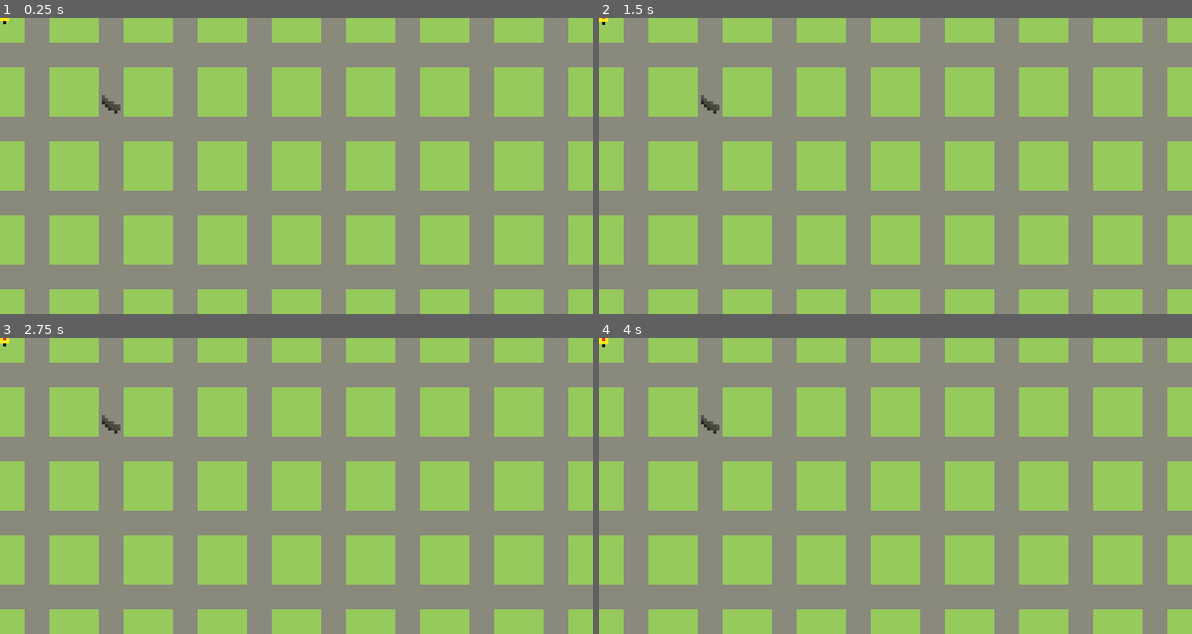
Above: before the commit, frames 1-4 (two rows, left to right).
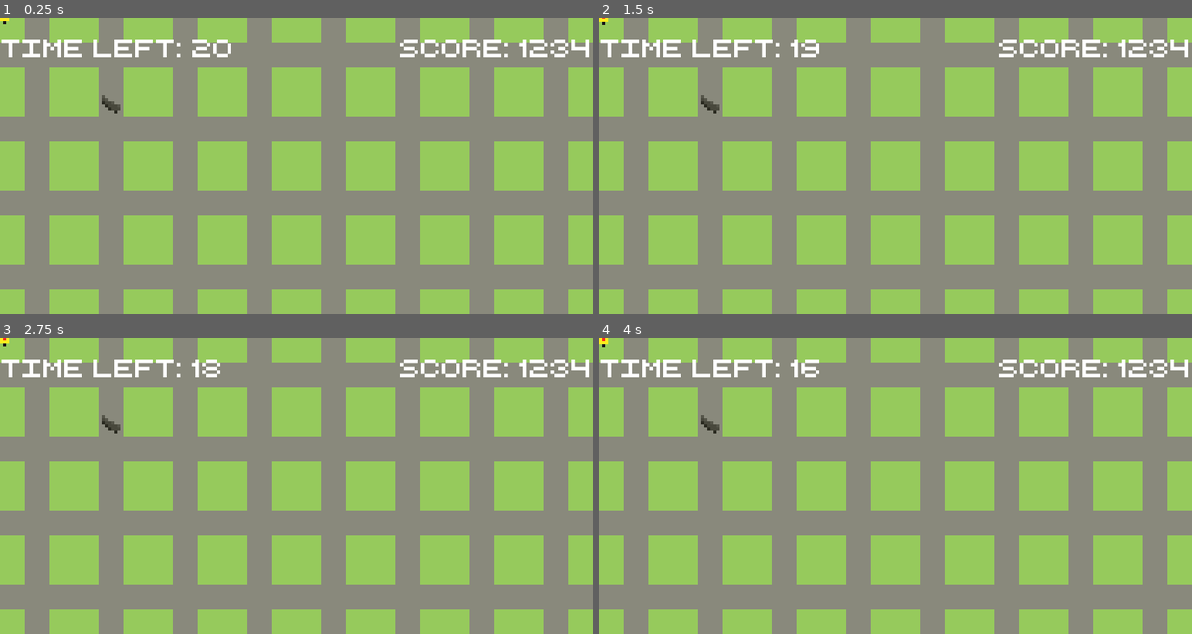
Above: after the commit, the same moments.

Repository: super-repair-bros/super-repair-bros
Game: Godot game, scene res://Scenes/level/level.tscn
Same seed, same stepped clock (60 frames per second), same inputs: the game is played once before the commit and once after it.
Inputs:
- Up to frame 1 (0.25 s): no input
- Up to frame 2 (1.5 s): tap Enter at 0.5 s; hold D (right) 0.53-1.28 s; hold S (down) from 1.28 s (still down)
- Up to frame 3 (2.75 s): release S (down) at 2.03 s; hold D (right) from 2.03 s (still down)
- Up to frame 4 (4 s): tap Space at 2.75 s; release D (right) at 2.78 s; hold W (up) 2.78-3.53 s; tap Enter at 3.5 s; hold A (left) from 3.53 s (still down)

The runs differ from the first frame. In frame 1, 1.8% of the frame differs, in the area x 0-100%, y 7-14%; in frame 2, 1.8%; in frame 3, 1.8%; in frame 4, 1.8%.

Commit message:
Prepare HUD

Diff:
--- /dev/null
+++ b/Scenes/HUD/HUD.gd
@@ -0,0 +1,31 @@
+extends Node
+
+export var timeInSec = 20;
+
+
+# Declare member variables here. Examples:
+# var a = 2
+# var b = "text"
+
+
+# Called when the node enters the scene tree for the first time.
+func _ready():
+	refreshTime()
+
+
+# Called every frame. 'delta' is the elapsed time since the previous frame.
+#func _process(delta):
+#	pass
+
+
+func _on_Timer_timeout():
+	timeInSec = timeInSec - 1;
+
+	if timeInSec <= 0:
+		emit_signal("GameOver")
+		$"HBoxContainer/Timer".stop()
+
+	refreshTime()
+
+func refreshTime():
+	$"HBoxContainer/time".text = "Time left: %s" % timeInSec;
--- /dev/null
+++ b/Scenes/HUD/HUD.tscn
@@ -0,0 +1,42 @@
+[gd_scene load_steps=5 format=2]
+
+[ext_resource path="res://Scenes/HUD/Timer.gd" type="Script" id=1]
+[ext_resource path="res://Scenes/HUD/HUD.gd" type="Script" id=2]
+[ext_resource path="res://Assets/Fonts/retro_computer_personal_use.ttf" type="DynamicFontData" id=3]
+
+[sub_resource type="DynamicFont" id=1]
+size = 8
+font_data = ExtResource( 3 )
+
+[node name="GUI" type="CanvasLayer"]
+script = ExtResource( 2 )
+
+[node name="HBoxContainer" type="HBoxContainer" parent="."]
+margin_right = 191.0
+margin_bottom = 20.0
+__meta__ = {
+"_edit_use_anchors_": false
+}
+
+[node name="time" type="Label" parent="HBoxContainer"]
+margin_top = 4.0
+margin_right = 93.0
+margin_bottom = 15.0
+size_flags_horizontal = 3
+custom_fonts/font = SubResource( 1 )
+text = "Time left: 20s"
+
+[node name="score" type="Label" parent="HBoxContainer"]
+margin_left = 97.0
+margin_top = 4.0
+margin_right = 191.0
+margin_bottom = 15.0
+size_flags_horizontal = 3
+custom_fonts/font = SubResource( 1 )
+text = "Score: 1234"
+align = 2
+
+[node name="Timer" type="Timer" parent="HBoxContainer"]
+autostart = true
+script = ExtResource( 1 )
+[connection signal="timeout" from="HBoxContainer/Timer" to="." method="_on_Timer_timeout"]
--- /dev/null
+++ b/Scenes/HUD/Timer.gd
@@ -0,0 +1,5 @@
+extends Timer
+
+# Called when the node enters the scene tree for the first time.
+func _ready():
+	pass
--- /dev/null
+++ b/Scenes/HUD/time.gd
@@ -0,0 +1,16 @@
+extends Label
+
+
+# Declare member variables here. Examples:
+# var a = 2
+# var b = "text"
+
+
+# Called when the node enters the scene tree for the first time.
+func _ready():
+	pass # Replace with function body.
+
+
+# Called every frame. 'delta' is the elapsed time since the previous frame.
+#func _process(delta):
+#	pass
--- a/Scenes/level/level.tscn
+++ b/Scenes/level/level.tscn
@@ -1,12 +1,11 @@
-[gd_scene load_steps=30 format=2]
+[gd_scene load_steps=21 format=2]
 
 [ext_resource path="res://Assets/Graphics/tiles/crossroads.png" type="Texture" id=1]
 [ext_resource path="res://Scenes/level/tiles.gd" type="Script" id=2]
 [ext_resource path="res://Scenes/PlayerCar/PlayerCar.tscn" type="PackedScene" id=3]
 [ext_resource path="res://Assets/Graphics/tiles/road_damaged.png" type="Texture" id=4]
 [ext_resource path="res://Assets/Graphics/tiles/repairstation.png" type="Texture" id=5]
-[ext_resource path="res://Assets/Graphics/tiles/road_house.png" type="Texture" id=6]
-[ext_resource path="res://Assets/Graphics/tiles/crosswalk.png" type="Texture" id=7]
+[ext_resource path="res://Scenes/HUD/HUD.tscn" type="PackedScene" id=6]
 
 [sub_resource type="ConvexPolygonShape2D" id=1]
 points = PoolVector2Array( 8, 8, 0, 8, 0, 0, 8, 0 )
@@ -47,31 +46,7 @@
 [sub_resource type="ConvexPolygonShape2D" id=13]
 points = PoolVector2Array( 24, 24, 16, 24, 16, 16, 24, 16 )
 
-[sub_resource type="ConvexPolygonShape2D" id=14]
-points = PoolVector2Array( 0, 0, 8, 0, 8, 8, 0, 8 )
-
-[sub_resource type="ConvexPolygonShape2D" id=15]
-points = PoolVector2Array( 24, 8, 16, 8, 16, 0, 24, 0 )
-
-[sub_resource type="ConvexPolygonShape2D" id=16]
-points = PoolVector2Array( 8, 24, 0, 24, 0, 16, 8, 16 )
-
-[sub_resource type="ConvexPolygonShape2D" id=17]
-points = PoolVector2Array( 24, 24, 16, 24, 16, 16, 24, 16 )
-
-[sub_resource type="ConvexPolygonShape2D" id=18]
-points = PoolVector2Array( 8, 8, 0, 8, 0, 0, 8, 0 )
-
-[sub_resource type="ConvexPolygonShape2D" id=19]
-points = PoolVector2Array( 24, 8, 16, 8, 16, 0, 24, 0 )
-
-[sub_resource type="ConvexPolygonShape2D" id=20]
-points = PoolVector2Array( 8, 24, 0, 24, 0, 16, 8, 16 )
-
-[sub_resource type="ConvexPolygonShape2D" id=21]
-points = PoolVector2Array( 24, 24, 16, 24, 16, 16, 24, 16 )
-
-[sub_resource type="TileSet" id=22]
+[sub_resource type="TileSet" id=14]
 0/name = "crossroads.png 0"
 0/texture = ExtResource( 1 )
 0/tex_offset = Vector2( 0, 0 )
@@ -180,81 +155,15 @@
 "shape_transform": Transform2D( 1, 0, 0, 1, 0, 0 )
 } ]
 2/z_index = 0
-3/name = "crosswalk.png 3"
-3/texture = ExtResource( 7 )
-3/tex_offset = Vector2( 0, 0 )
-3/modulate = Color( 1, 1, 1, 1 )
-3/region = Rect2( 0, 0, 24, 24 )
-3/tile_mode = 0
-3/occluder_offset = Vector2( 0, 0 )
-3/navigation_offset = Vector2( 0, 0 )
-3/shapes = [ {
-"autotile_coord": Vector2( 0, 0 ),
-"one_way": false,
-"one_way_margin": 1.0,
-"shape": SubResource( 14 ),
-"shape_transform": Transform2D( 1, 0, 0, 1, 0, 0 )
-}, {
-"autotile_coord": Vector2( 0, 0 ),
-"one_way": false,
-"one_way_margin": 1.0,
-"shape": SubResource( 15 ),
-"shape_transform": Transform2D( 1, 0, 0, 1, 0, 0 )
-}, {
-"autotile_coord": Vector2( 0, 0 ),
-"one_way": false,
-"one_way_margin": 1.0,
-"shape": SubResource( 16 ),
-"shape_transform": Transform2D( 1, 0, 0, 1, 0, 0 )
-}, {
-"autotile_coord": Vector2( 0, 0 ),
-"one_way": false,
-"one_way_margin": 1.0,
-"shape": SubResource( 17 ),
-"shape_transform": Transform2D( 1, 0, 0, 1, 0, 0 )
-} ]
-3/z_index = 0
-4/name = "road_house.png 4"
-4/texture = ExtResource( 6 )
-4/tex_offset = Vector2( 0, 0 )
-4/modulate = Color( 1, 1, 1, 1 )
-4/region = Rect2( 0, 0, 24, 24 )
-4/tile_mode = 0
-4/occluder_offset = Vector2( 0, 0 )
-4/navigation_offset = Vector2( 0, 0 )
-4/shapes = [ {
-"autotile_coord": Vector2( 0, 0 ),
-"one_way": false,
-"one_way_margin": 1.0,
-"shape": SubResource( 18 ),
-"shape_transform": Transform2D( 1, 0, 0, 1, 0, 0 )
-}, {
-"autotile_coord": Vector2( 0, 0 ),
-"one_way": false,
-"one_way_margin": 1.0,
-"shape": SubResource( 19 ),
-"shape_transform": Transform2D( 1, 0, 0, 1, 0, 0 )
-}, {
-"autotile_coord": Vector2( 0, 0 ),
-"one_way": false,
-"one_way_margin": 1.0,
-"shape": SubResource( 20 ),
-"shape_transform": Transform2D( 1, 0, 0, 1, 0, 0 )
-}, {
-"autotile_coord": Vector2( 0, 0 ),
-"one_way": false,
-"one_way_margin": 1.0,
-"shape": SubResource( 21 ),
-"shape_transform": Transform2D( 1, 0, 0, 1, 0, 0 )
-} ]
-4/z_index = 0
 
 [node name="level" type="Node2D"]
 
 [node name="tiles" type="TileMap" parent="."]
-tile_set = SubResource( 22 )
+tile_set = SubResource( 14 )
 cell_size = Vector2( 24, 24 )
 format = 1
 script = ExtResource( 2 )
 
 [node name="MyCar" parent="." instance=ExtResource( 3 )]
+
+[node name="GUI" parent="." instance=ExtResource( 6 )]
Binary file added: Assets/Fonts/retro_computer_personal_use.ttf
